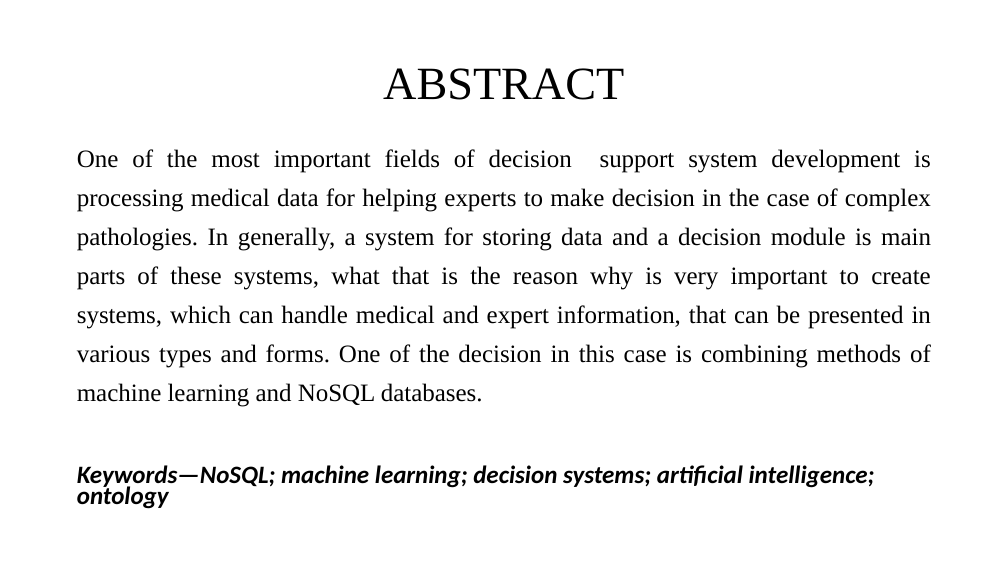
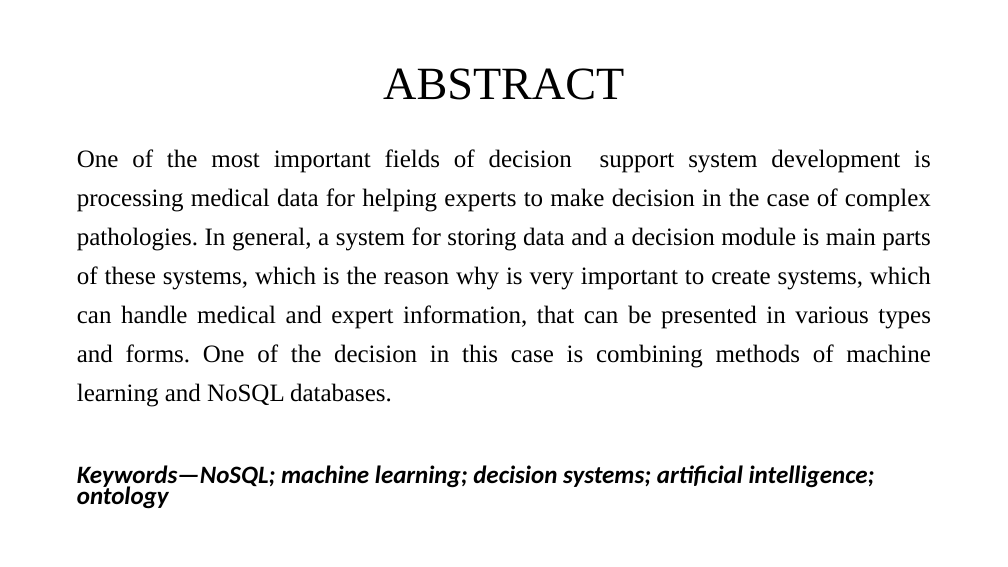
Before and after one commit to arghyadeep99/SYLabWork, a slide deck: slide 3 of RDBMS Lab/1711072-Arghyadeep Das-RDBMS-IA1.pptx. Drawn at 1008x567 pixels with LibreOffice and Linux fonts; fonts in the diff are those of the drawing; background and template pictures are left out. Boxes give left, top, right and bottom in pixels: in the first picture for what was removed or moved away, otherwise in the second. Text is boxed around its words. In the diff, an @@ line names an element or a change of style, - is before the commit and + after.

```diff
--- a/RDBMS Lab/1711072-Arghyadeep Das-RDBMS-IA1.pptx
+++ b/RDBMS Lab/1711072-Arghyadeep Das-RDBMS-IA1.pptx
@@ text at (77, 149, 931, 407): text changed @@
-One of the most important fields of decision support system development is processing medical data for helping experts to make decision in the case of complex pathologies. In generally, a system for storing data and a decision module is main parts of these systems, what that is the reason why is very important to create systems, which can handle medical and expert information, that can be presented in various types and forms. One of the decision in this case is combining methods of machine learning and NoSQL databases.
+One of the most important fields of decision support system development is processing medical data for helping experts to make decision in the case of complex pathologies. In general, a system for storing data and a decision module is main parts of these systems, which is the reason why is very important to create systems, which can handle medical and expert information, that can be presented in various types and forms. One of the decision in this case is combining methods of machine learning and NoSQL databases.
```
Also in this commit, not shown: 13 other files.
